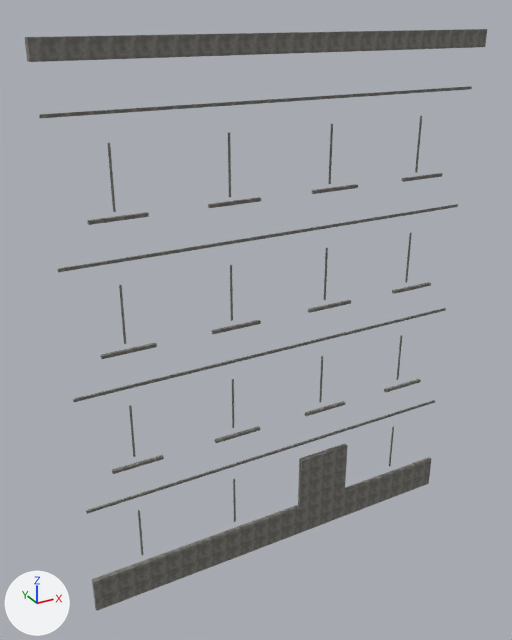
The OBJ model resources/blender/zombie_street/Street_BlockL3_Trim.obj: old version first, new version second.
Before and after are seen from a 50 mm camera at (-8.76, -14.43, 13.98) aimed at (-0.62, 0.36, 6.59). The axes (+X, +Y, +Z) are drawn at lower left. The lights are the same throughout. The older version comes first. Where no turn or scale is listed for an object, it has been applied to the vertices.

Names of what the first picture shows: 'Street_BlockL3_Trim'.
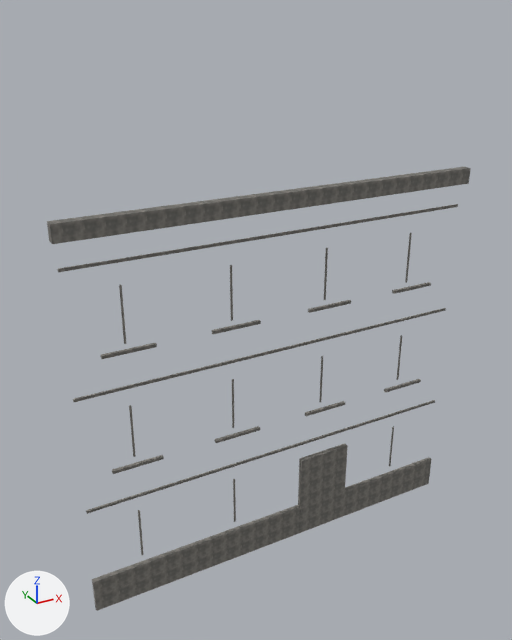
Boxes [x1, y1, x2, y2] around the edits, measured in the pictures (512 x 640 px; the box of a moved part takes in the faces that stretch with it):
'Street_BlockL3_Trim', reshaped (8% narrower, 24% shorter): before [24, 29, 487, 611]; after [47, 167, 471, 611]
part 1 of me_street_blockl3_trim, moved or reshaped: before [24, 29, 487, 62]; after [47, 167, 471, 244]
part 2 of me_street_blockl3_trim, deleted: before [39, 86, 472, 225]

What changed in the scene script:
```text
Change me_street_blockl3_trim:
    used by ob_street_blockl3_trim; location = (0.0, 0.0, 0.0)
    remove me_street_blockl3_trim.from_pydata(...)  # 296 vertices, 444 faces; spans x -5.7..5.7, y -0.26..0.23, z -0.49..13.5
    add me_street_blockl3_trim.from_pydata(...)  # 224 vertices, 336 faces; spans x -5.7..5.7, y -0.26..0.23, z -0.49..10.0
    me_street_blockl3_trim part 1: the loose piece of 8 vertices spanning x -5.7..5.7, y -0.26..0.0, z 13.08..13.5 is moved by (0.0, 0.0, -3.5)
    me_street_blockl3_trim part 2: 9 loose pieces with 72 vertices, spanning x -5.6..5.6, y -0.09..0.23, z 9.83..12.11, are deleted
```
